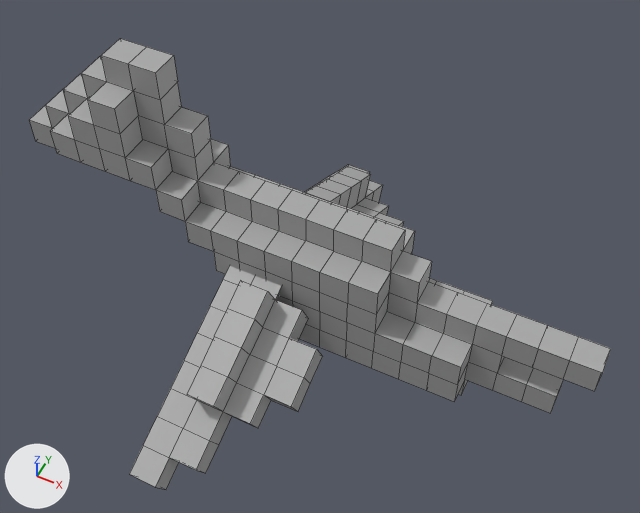
Renders of the Blender file Blender/bird.blend from each side of a commit.
Camera for both pictures: a 50 mm camera at (0.624, -1.101, 1.402) aimed at (0.081, -0.016, 0.045). Lighting does not change. The marker at lower left points along +X, +Y and +Z. Mesh edges are drawn as thin lines.

The scene before the commit, as lines of its bpy script (objects in view):
```python
me_cube_004 = bpy.data.meshes.new('Cube.004')
me_cube_004.from_pydata(...)  # 482 vertices, 489 faces; spans x -0.623..0.673, y -0.51..0.501, z -0.249..0.401
me_cube_004.materials.append(mat_material)  # grey #aaaaaa
ob_bird = bpy.data.objects.new('Bird', me_cube_004)
ob_bird.location = (0.0, 0.0, 0.0)
```
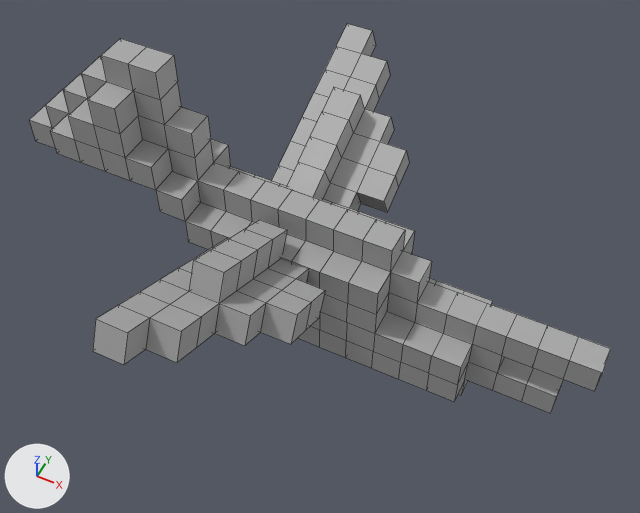
Commit message: Add mesh bird

The change, as a diff of the scene's bpy script:
```diff
--- a/Blender/bird.blend.py
+++ b/Blender/bird.blend.py
@@ me_cube_004 @@
 me_cube_004.from_pydata(...)  # 482 vertices, 489 faces; spans x -0.623..0.673, y -0.51..0.501, z -0.249..0.401
 # used by ob_bird; location = (0.0, 0.0, 0.0)
+# me_cube_004 part 1: the loose piece of 82 vertices spanning x -0.093..0.153, y -0.029..0.501, z -0.249..0.046 is turned 50 degrees about the x axis through the mesh origin
+# me_cube_004 part 2: the loose piece of 82 vertices spanning x -0.093..0.153, y -0.51..0.02, z -0.249..0.046 is turned -50 degrees about the x axis through the mesh origin
 me_cube_004.materials.append(mat_material)
```

Pixel boxes (x1, y1, x2, y2) of what changed, in the pictures (640 x 513 px; the box of a moved part takes in the faces that stretch with it):
'Bird', reshaped (14% shorter)
    before: (29, 39, 611, 489)
    after: (29, 24, 611, 413)
part 1 of me_cube_004, moved or reshaped
    before: (305, 165, 404, 227)
    after: (272, 24, 409, 212)
part 2 of me_cube_004, moved or reshaped
    before: (129, 266, 323, 489)
    after: (93, 220, 325, 365)
